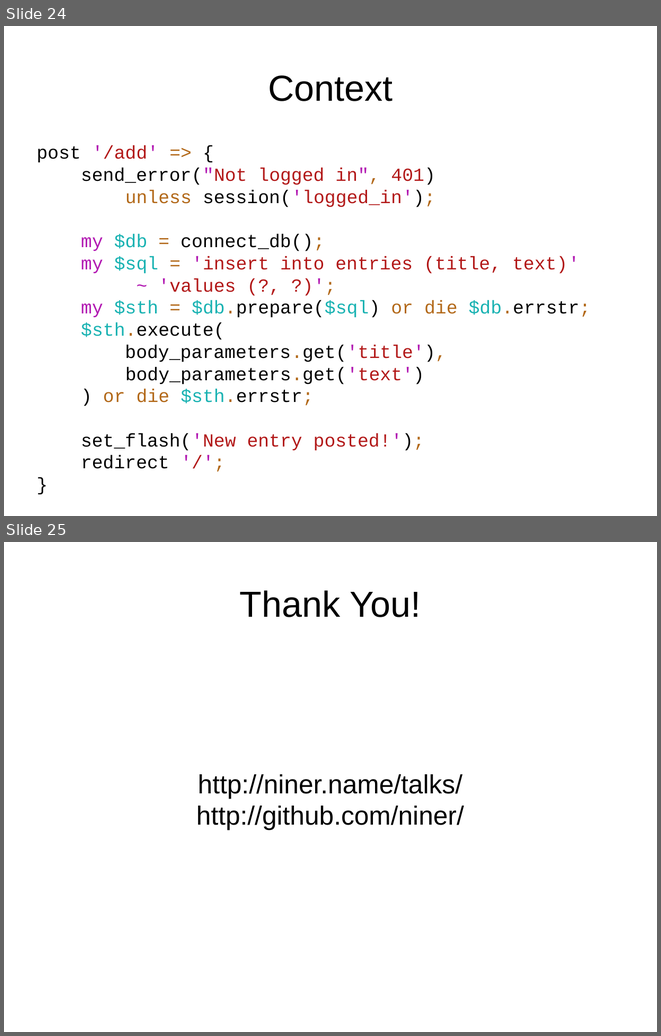
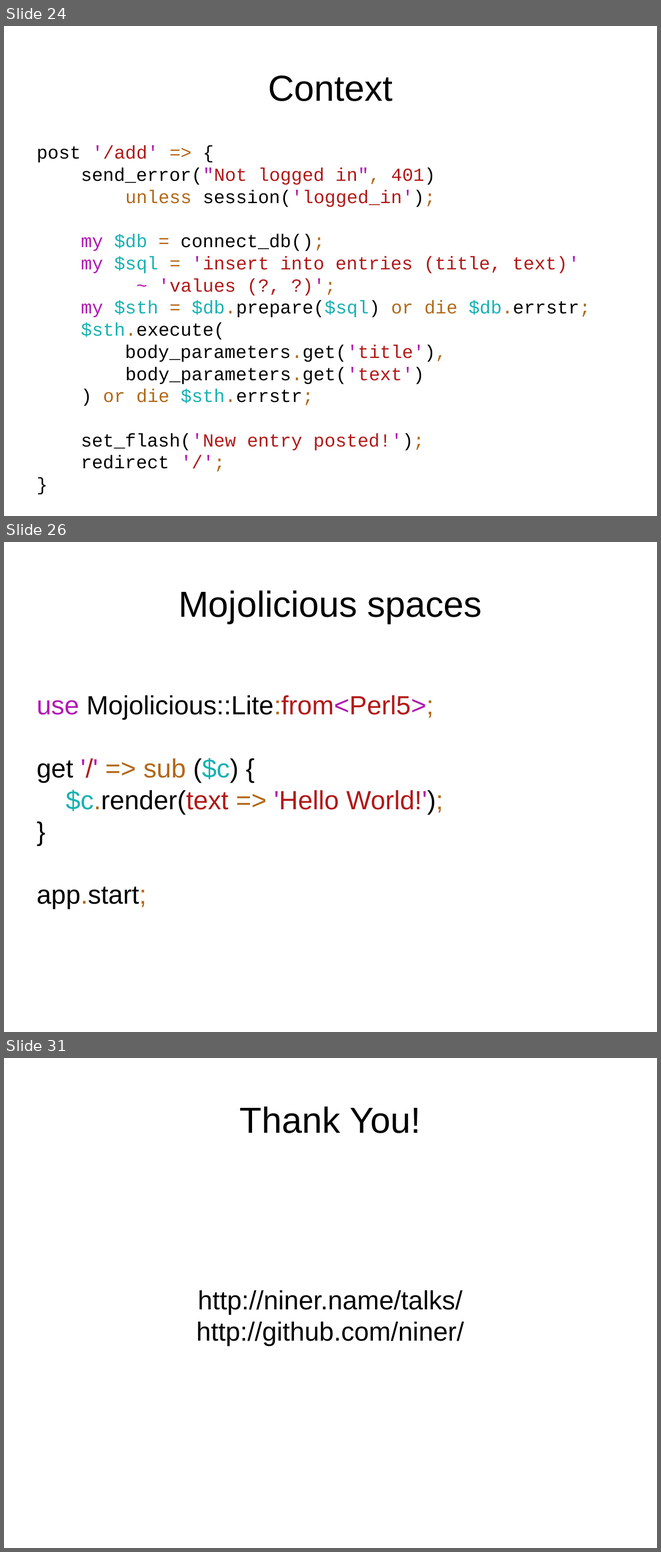
Before and after one commit to niner/talks, a slide deck: Web development and Perl 6/Web development and Perl 6.odp. Shown one above the other, each under a label of ours: slides 24 and 25 before the commit, slides 24, 26 and 31 after it; the slides between them are not shown. The pictures are 661x1036 and 661x1552 pixels, drawn with LibreOffice and Linux fonts; fonts in the diff are those of the drawing. Boxes give left, top, right and bottom in pixels: in the first picture for what was removed or moved away, otherwise in the second. Text is boxed around its words. In the diff, an @@ line names an element or a change of style, - is before the commit and + after.

Commit message:
Mojolicious part of Web dev

```diff
--- a/Web development and Perl 6/Web development and Perl 6.odp
+++ b/Web development and Perl 6/Web development and Perl 6.odp
@@ slide 26 added at [4, 542, 657, 1032], background #FFFFFF @@
@@ title added at [178, 590, 482, 623], 44 pt, text #000000 @@
+Mojolicious spaces
@@ subtitle added at [37, 695, 443, 909], 32 pt, text #000000 @@
+use Mojolicious::Lite:from<Perl5>;
+get '/' => sub ($c) {
+$c.render(text => 'Hello World!');
+}
+app.start;
@@ what was slide 25 is now slide 31 @@
```
Also in this commit, not shown: 2 slides changed, 5 other slides added, 4 other files.
